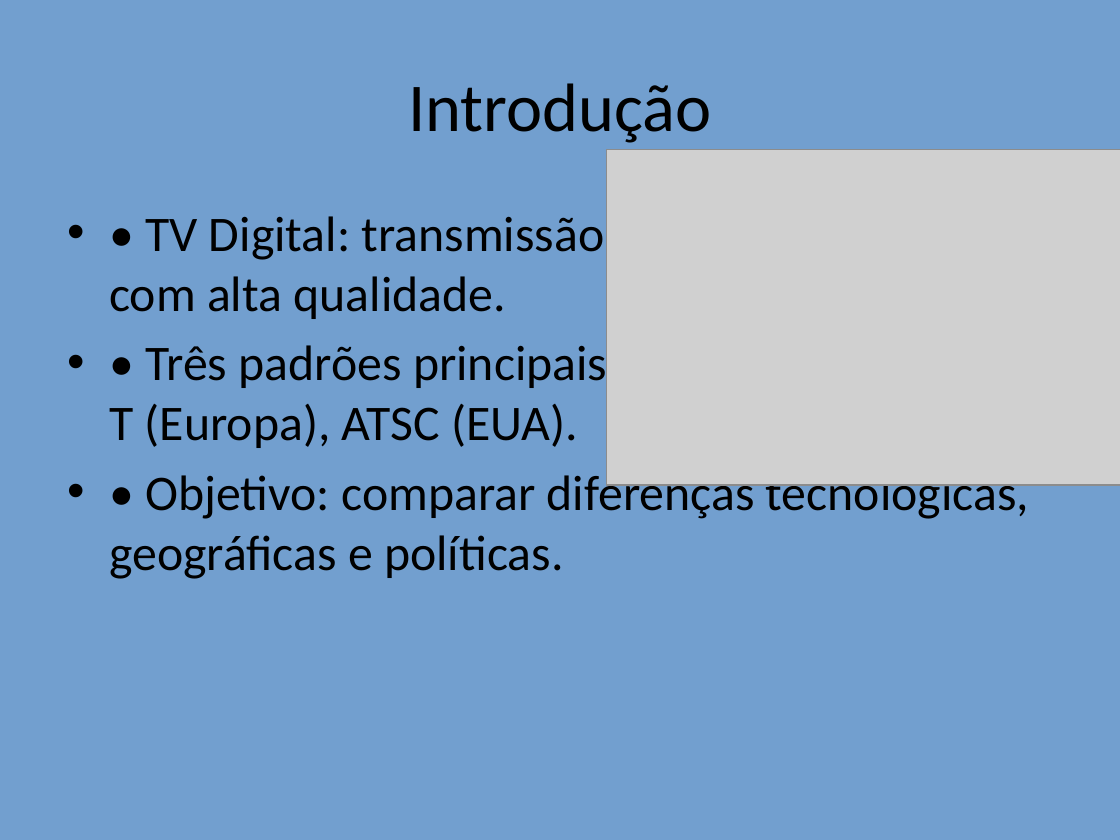
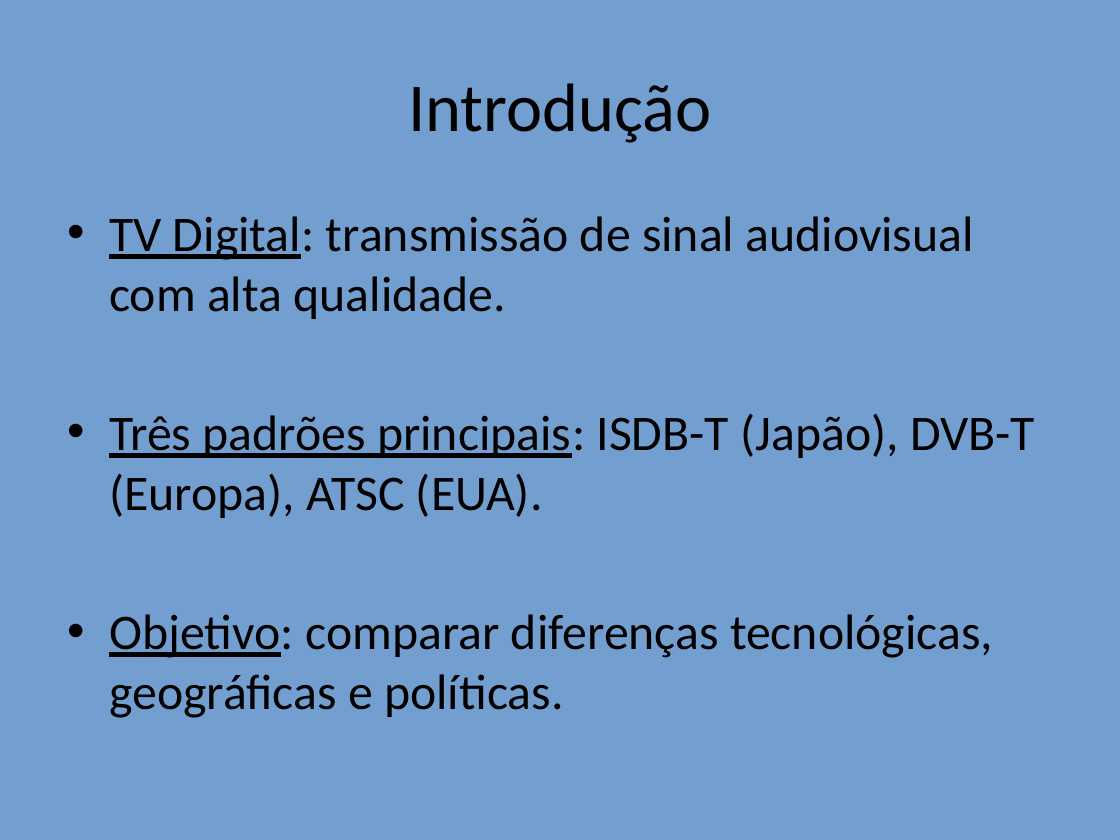
Before and after one commit to alenior/IFCE, a slide deck: slide 2 of P7/TV DIGITAL/Comparacao_TV_Digital_Com_Imagens.odp. Drawn at 1120x840 pixels with LibreOffice and Linux fonts; fonts in the diff are those of the drawing; grey boxes stand for pictures. Boxes give left, top, right and bottom in pixels: in the first picture for what was removed or moved away, otherwise in the second. Text is boxed around its words. In the diff, an @@ line names an element or a change of style, - is before the commit and + after.

Commit message:
estagio e tv digital

```diff
--- a/P7/TV DIGITAL/Comparacao_TV_Digital_Com_Imagens.odp
+++ b/P7/TV DIGITAL/Comparacao_TV_Digital_Com_Imagens.odp
@@ picture removed at (x1=607, y1=149, x2=1120, y2=485) @@
@@ text at (x1=109, y1=216, x2=1035, y2=718): text changed @@
-• • TV Digital: transmissão de sinal audiovisual com alta qualidade.
-• • Três padrões principais: ISDB-T (Japão), DVB-T (Europa), ATSC (EUA).
-• • Objetivo: comparar diferenças tecnológicas, geográficas e políticas.
+• TV Digital: transmissão de sinal audiovisual com alta qualidade.
+• Três padrões principais: ISDB-T (Japão), DVB-T (Europa), ATSC (EUA).
+• Objetivo: comparar diferenças tecnológicas, geográficas e políticas.
```
Also in this commit, not shown: 10 other slides changed, 2 slides added, 10 other files.
